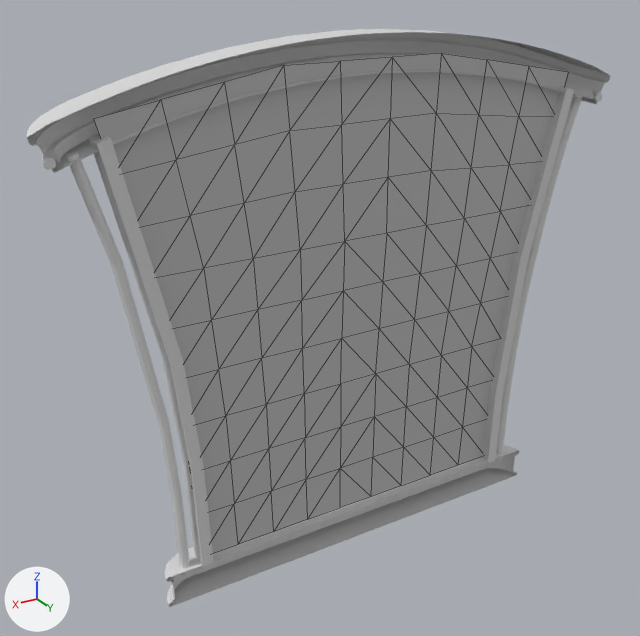
Two versions of the FBX model Assets/Resources/mirror/mirror.fbx, one commit apart.
Camera for both pictures: a 50 mm lens placed at (10.07, 14.79, 7.56), pointed at (0.72, -0.79, -0.24). Every picture has the same lights, and +X, +Y and +Z are marked at lower left. Mesh edges are drawn as thin lines on the coarser meshes. Where no turn or scale is listed for an object, it has been applied to the vertices.
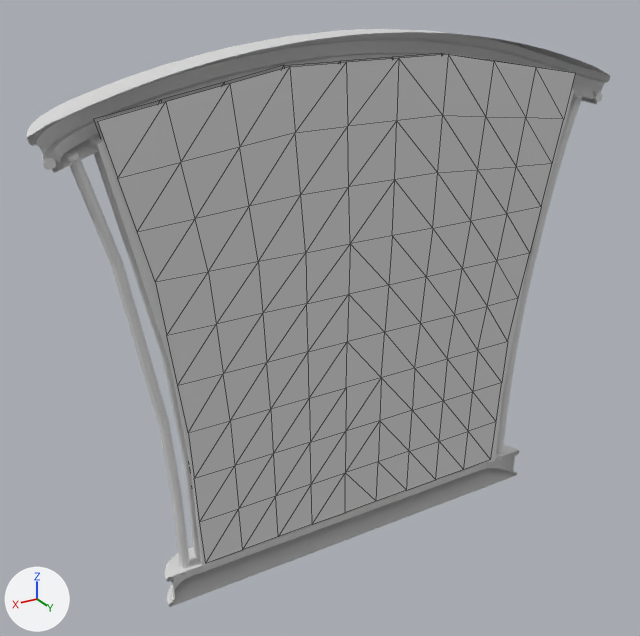
Where the change shows, as pixel boxes [x1, y1, x2, y2] in the pictures (640 x 636 px):
'pPlane2', added
    after: [97, 54, 575, 560]
'pPlane1', unchanged, covered by the edit
    before: [94, 53, 568, 553]
    after: [94, 53, 566, 139]

The change in detail:
Mesh me_mesh_002 is new.
It has 100 vertices, 162 faces and spans x -1021.0..998.0, y 0.0, z -389.0..366.0.
It uses material mat_black (light grey #d7d7d7).
Object 'pPlane2' (ob_pplane2) is new; it shows me_mesh_002.
Its location is (0.07, 0.0, 0.0).
Its rotation in degrees is (0.2, 0, -180).
Its scale is (-0.0055, -0.01, -0.0138).
